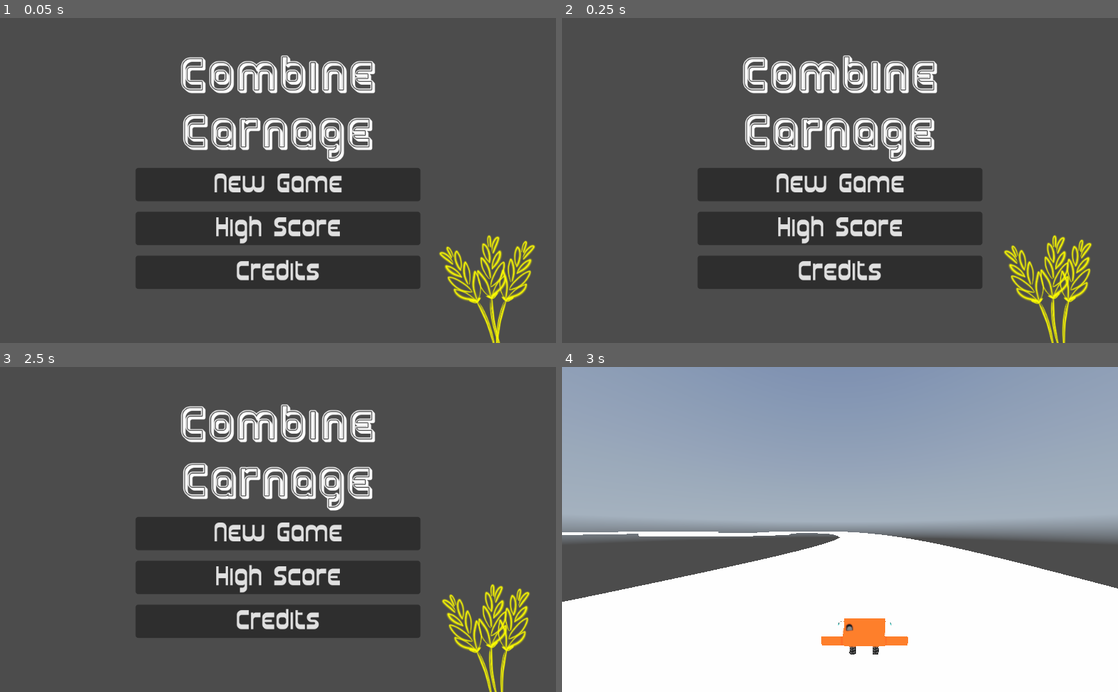
Above: before the commit, frames 1-4 (two rows, left to right).
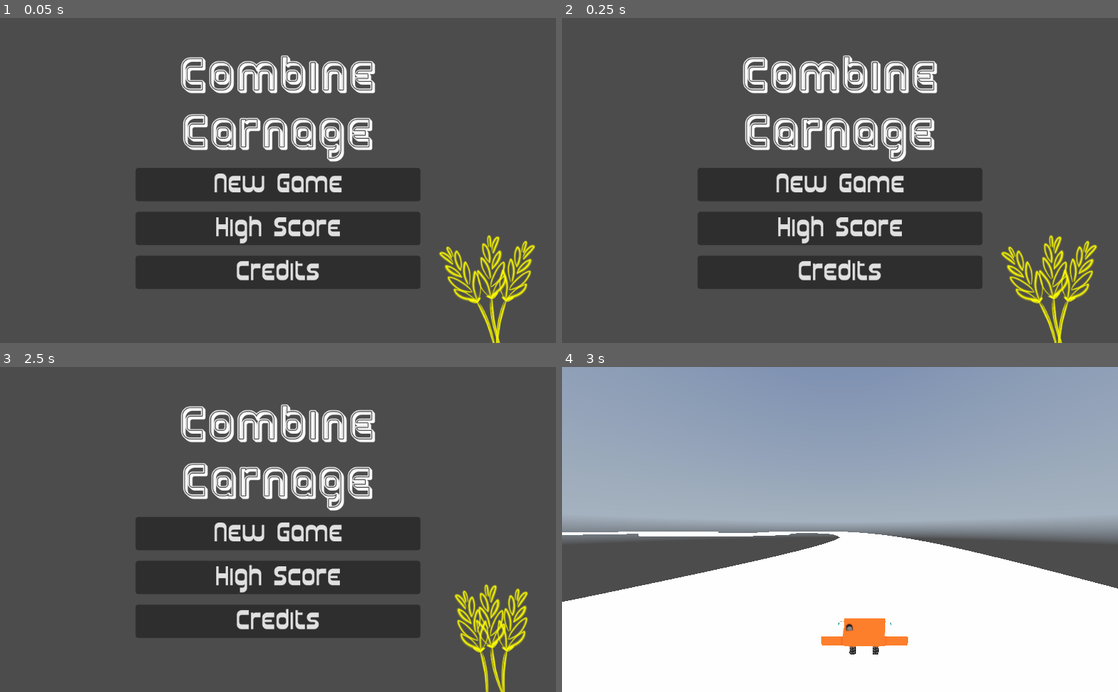
Above: after the commit, the same moments.

Repository: Timendus/ld52
Game: Godot game, scene res://MainMenu.tscn
Same seed, same stepped clock (60 frames per second), same inputs: the game is played once before the commit and once after it. A sky picture missing from this copy of the repository is replaced by a grey-blue gradient. Sound files missing from this copy of the repository are replaced by a short silence.
Inputs:
- Up to frame 1 (0.05 s): no input
- Up to frame 2 (0.25 s): no input
- Up to frame 3 (2.5 s): click "Credits" at 0.5 s; tap Enter at 1.25 s; hold Right (right) 1.28-2 s; click "Back to Menu" at 2 s
- Up to frame 4 (3 s): click "New Game" at 2.75 s

Frame 1 is identical in both runs. In frame 2, 1.9% of the frame differs, in the area x 79-97%, y 66-100%; in frame 3, 2.0%, in the area x 79-96%, y 66-100%; in frame 4, nothing differs.

Commit message:
Godot is of the opinion I changed something in these files. I disagree...

Diff:
--- a/Credits.tscn
+++ b/Credits.tscn
@@ -39,7 +39,7 @@
 corner_radius_bottom_right = 5
 corner_radius_bottom_left = 5
 
-[node name="Node2D" type="Node2D"]
+[node name="Node2D2" type="Node2D"]
 script = ExtResource( 3 )
 mainGameScene = ExtResource( 4 )
 
--- a/MainMenu.tscn
+++ b/MainMenu.tscn
@@ -166,7 +166,7 @@
 scale = Vector2( 0.15, 0.15 )
 frames = SubResource( 6 )
 animation = "weave"
-frame = 5
+frame = 1
 playing = true
 
 [connection signal="button_up" from="MainMenu/MarginContainer/VBoxContainer/VBoxContainer/MarginContainer/New Game Button" to="MainMenu" method="_on_New_Game_Button_button_up"]
